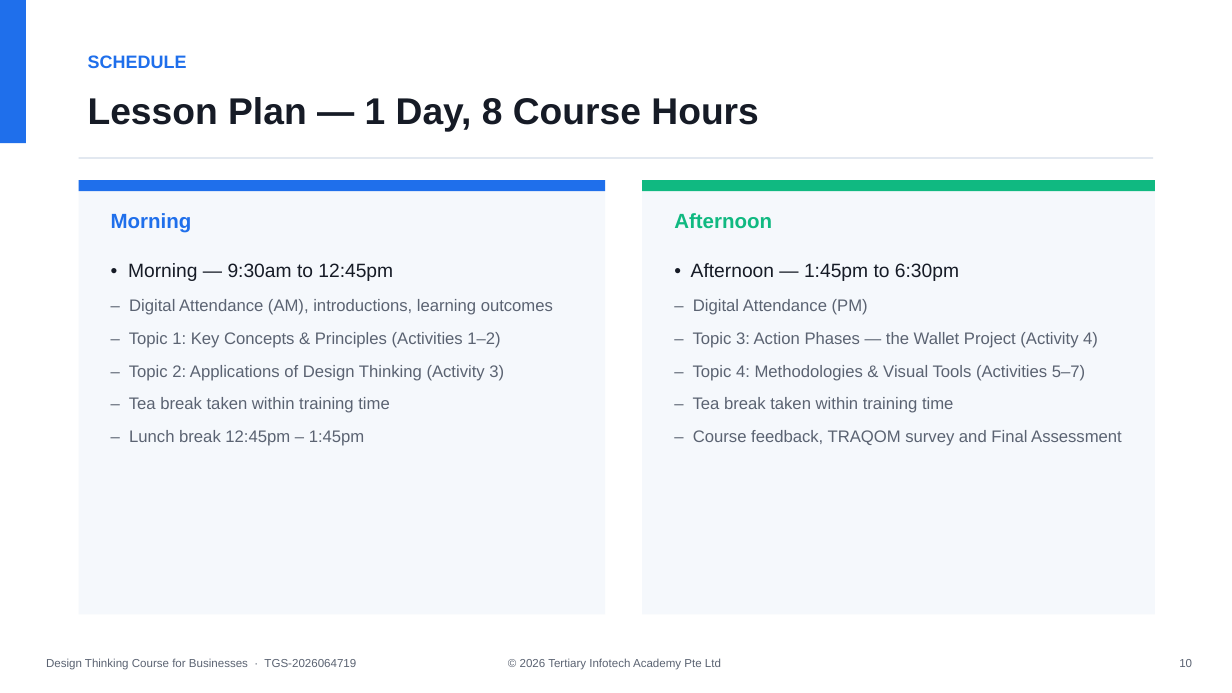
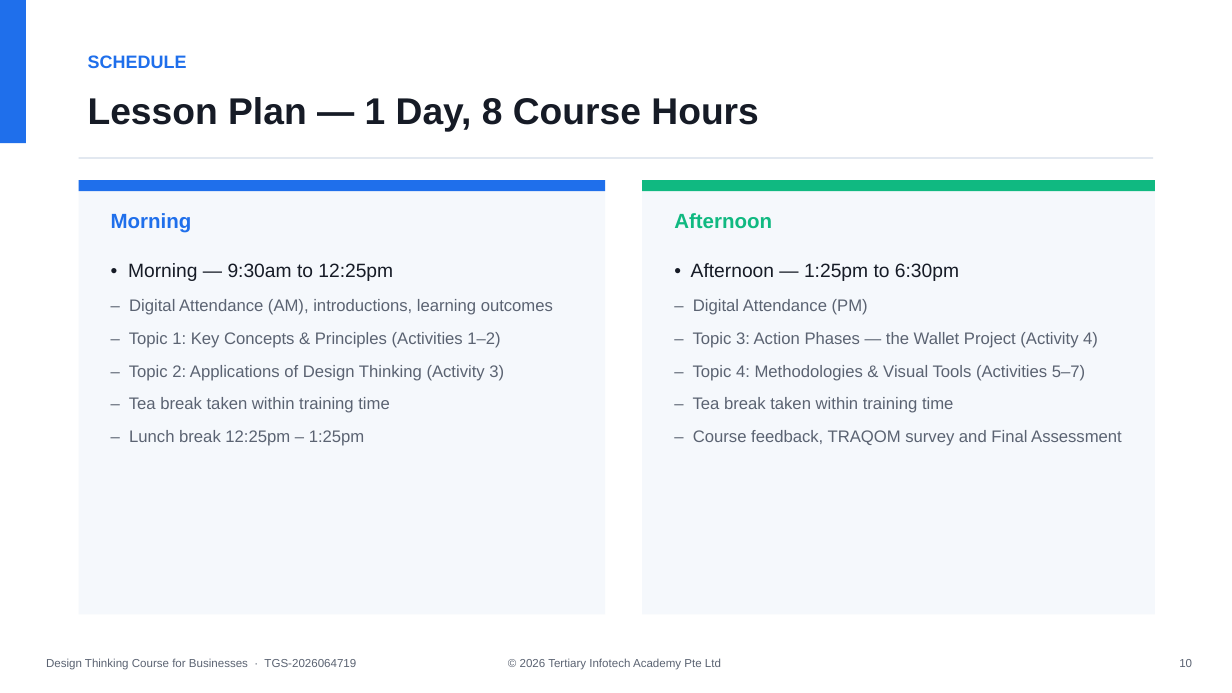
Before and after one commit to tertiarycourses/TGS-2026064719-Design-Thinking-Course-for-Businesses, a slide deck: slide 11 of courseware/Design Thinking Course for Businesses-v15.0.pptx. Drawn at 1232x693 pixels with LibreOffice and Linux fonts; fonts in the diff are those of the drawing. Boxes give left, top, right and bottom in pixels: in the first picture for what was removed or moved away, otherwise in the second. Text is boxed around its words. In the diff, an @@ line names an element or a change of style, - is before the commit and + after.

```diff
--- a/courseware/Design Thinking Course for Businesses-v15.0.pptx
+++ b/courseware/Design Thinking Course for Businesses-v15.0.pptx
@@ text at [128, 263, 393, 281]: text changed @@
-• Morning — 9:30am to 12:45pm
+• Morning — 9:30am to 12:25pm
@@ text at [691, 263, 959, 281]: text changed @@
-• Afternoon — 1:45pm to 6:30pm
+• Afternoon — 1:25pm to 6:30pm
@@ text at [129, 430, 365, 446]: text changed @@
-– Lunch break 12:45pm – 1:45pm
+– Lunch break 12:25pm – 1:25pm
```
Also in this commit, not shown: 9 other files.
